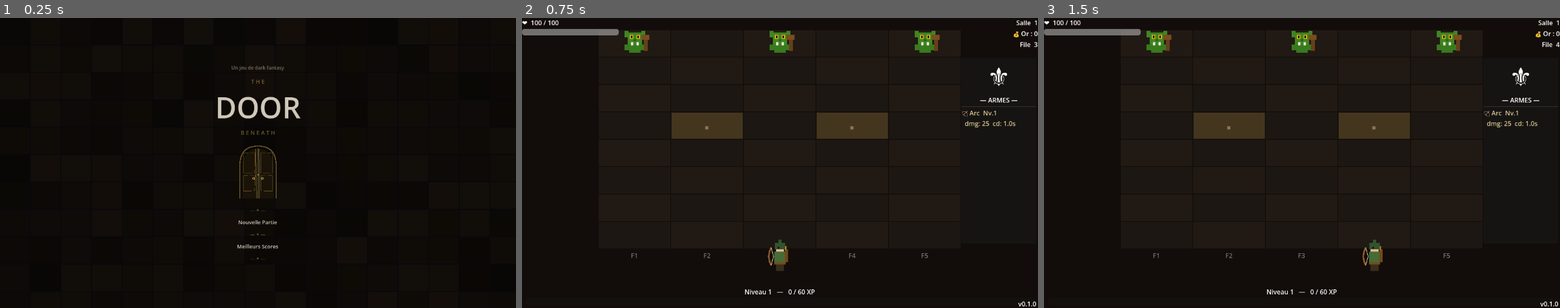
Above: before the commit, frames 1-3 (left to right).
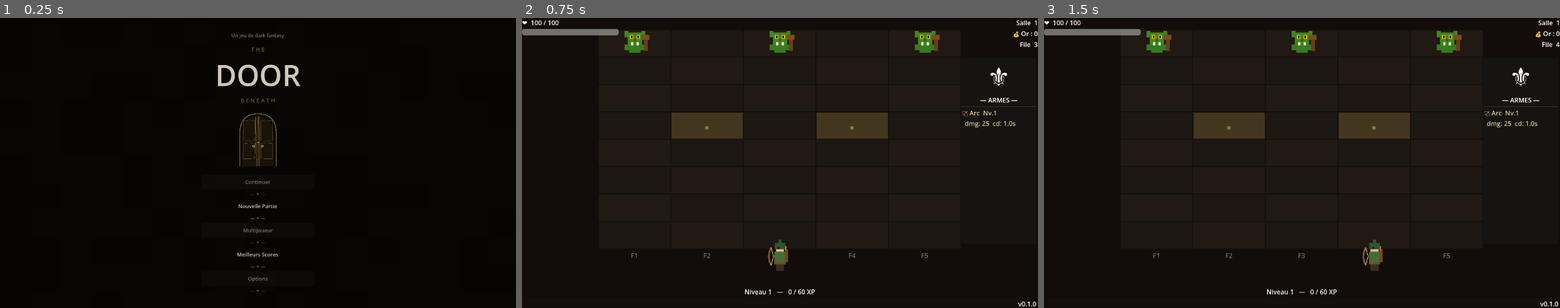
Above: after the commit, the same moments.

Repository: aerthur/game-the-door-beneath
Game: Godot game, scene res://scenes/title_screen.tscn
Two runs of this game, one before a commit and one after it. Both use one fixed random seed, a clock stepped at 60 frames per second and the inputs below.
Inputs (mouse positions are in pixels of both pictures, inside the frame that each line leads up to):
- Up to frame 1 (0.25 s): no input
- Up to frame 2 (0.75 s): click "Nouvelle Partie" at 0.5 s
- Up to frame 3 (1.5 s): tap Enter at 1.25 s; move the mouse to (1415, 148) at 1.27 s; hold Right (lane_right) from 1.28 s (still down); hold Space (next_room) from 1.28 s (still down); click (1415, 148) at 1.42 s

The runs differ from the first frame. In frame 1, 2.2% of the frame differs, in the area x 42-59%, y 5-95%; in frame 2, nothing differs; in frame 3, nothing differs.

Commit message:
fix menu

Diff:
--- a/scenes/title_screen.tscn
+++ b/scenes/title_screen.tscn
@@ -68,6 +68,11 @@
 layout_mode = 2
 alignment = 1
 
+[node name="BtnContinuer" type="Button" parent="UI/Center/TitlePanel/MenuBox"]
+layout_mode = 2
+text = "Continuer"
+disabled = true
+
 [node name="Sep0" type="Label" parent="UI/Center/TitlePanel/MenuBox"]
 layout_mode = 2
 text = "— ✦ —"
@@ -82,11 +87,31 @@
 text = "— ✦ —"
 horizontal_alignment = 1
 
+[node name="BtnMulti" type="Button" parent="UI/Center/TitlePanel/MenuBox"]
+layout_mode = 2
+text = "Multijoueur"
+disabled = true
+
+[node name="Sep2" type="Label" parent="UI/Center/TitlePanel/MenuBox"]
+layout_mode = 2
+text = "— ✦ —"
+horizontal_alignment = 1
+
 [node name="BtnScores" type="Button" parent="UI/Center/TitlePanel/MenuBox"]
 layout_mode = 2
 text = "Meilleurs Scores"
 
-[node name="Sep2" type="Label" parent="UI/Center/TitlePanel/MenuBox"]
+[node name="Sep3" type="Label" parent="UI/Center/TitlePanel/MenuBox"]
+layout_mode = 2
+text = "— ✦ —"
+horizontal_alignment = 1
+
+[node name="BtnOptions" type="Button" parent="UI/Center/TitlePanel/MenuBox"]
+layout_mode = 2
+text = "Options"
+disabled = true
+
+[node name="Sep4" type="Label" parent="UI/Center/TitlePanel/MenuBox"]
 layout_mode = 2
 text = "— ✦ —"
 horizontal_alignment = 1
--- a/scripts/title_screen.gd
+++ b/scripts/title_screen.gd
@@ -60,11 +60,12 @@
 	for row in 11:
 		for col in 17:
 			var rect = ColorRect.new()
-			var b = rng.randf_range(0.035, 0.072)
-			# Teinte chaude sombre (tons marron-pierre)
+			# Variation très faible : tuiles quasi-invisibles, fond uniforme #07070e
+			var b = rng.randf_range(0.026, 0.031)
 			rect.color = Color(b * 1.05, b * 0.8, b * 0.55, 1.0)
+			# Pas de gap : tuiles jointives → pas de grille visible
 			rect.position = Vector2(col * 76, row * 68)
-			rect.size     = Vector2(74, 66)
+			rect.size     = Vector2(76, 68)
 			stone_node.add_child(rect)
 
 # ── Styles ────────────────────────────────────────────────────────
@@ -98,15 +99,26 @@
 	lbl_ben.add_theme_color_override("font_color", C_GOLD_DIM)
 
 	# ── Séparateurs "— ✦ —" ──
-	for sep_path in ["Sep0", "Sep1", "Sep2"]:
+	for sep_path in ["Sep0", "Sep1", "Sep2", "Sep3", "Sep4"]:
 		var sep_lbl : Label = $UI/Center/TitlePanel/MenuBox.get_node(sep_path)
 		sep_lbl.add_theme_font_override("font", serif)
 		sep_lbl.add_theme_font_size_override("font_size", 11)
 		sep_lbl.add_theme_color_override("font_color", C_GOLD_DIM)
 
-	# ── Boutons fantôme ──
+	# ── Boutons actifs ──
 	_style_ghost_button(btn_new_game, serif, C_TEXT, 13)
 	_style_ghost_button(btn_scores,   serif, C_TEXT, 13)
+
+	# ── Boutons grisés (désactivés) ──
+	var C_DISABLED := Color(C_TEXT_DIM.r, C_TEXT_DIM.g, C_TEXT_DIM.b, 0.38)
+	for btn_path in ["BtnContinuer", "BtnMulti", "BtnOptions"]:
+		var btn_dis : Button = $UI/Center/TitlePanel/MenuBox.get_node(btn_path)
+		_style_ghost_button(btn_dis, serif, C_DISABLED, 13)
+		# Écraser hover/pressed pour ne montrer aucun effet (bouton inactif)
+		btn_dis.add_theme_stylebox_override("hover",   StyleBoxEmpty.new())
+		btn_dis.add_theme_stylebox_override("pressed", StyleBoxEmpty.new())
+		btn_dis.add_theme_color_override("font_hover_color",   C_DISABLED)
+		btn_dis.add_theme_color_override("font_pressed_color", C_DISABLED)
 
 	# ── Meilleur score (bas de page) ──
 	best_score_label.add_theme_font_override("font", serif)
